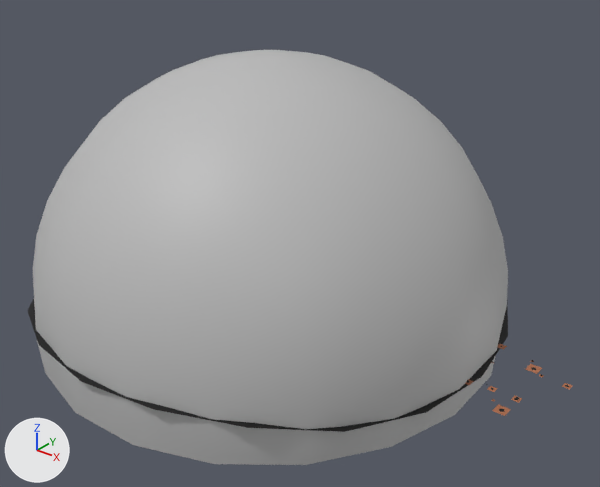
The glTF model public/assets/webgl/glb/desert-bg.glb as it was, and as the next commit left it.
The view is the same before and after, from a 50 mm lens placed at (10.46, -12.08, 8.92), pointed at (1.04, -0.32, 1.62). Arrows for +X, +Y and +Z are at lower left; the lights stay in place. Where no turn or scale is listed for an object, it has been applied to the vertices. Vertices at the same position are counted once.

The first picture shows 'BG_Desert_Ground_UVAni', 'BG_Desert_HDR', 'GroundProps_shadow'.
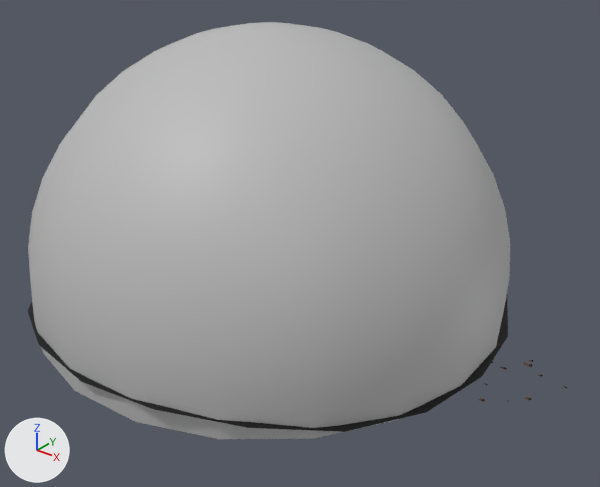
Where the newer file only moved an object's origin or applied its transform, the numbers keep the older frame.

Changed parts and their boxes (x1, y1, x2, y2) in the pictures (600 x 487 px):
```json
{"object": "BG_Desert_HDR", "change": "mesh turned", "before": [33, 50, 508, 465], "after": [28, 22, 511, 439]}
{"object": "GroundProps_shadow", "change": "reshaped, moved", "before": [465, 344, 572, 416], "after": [469, 343, 568, 402]}
{"part": 2, "of": "me_mesh_010", "change": "deleted", "before": [465, 344, 572, 416]}
{"part": 3, "of": "me_mesh_010", "change": "added", "after": [469, 343, 568, 402]}
```

The change, as JSON lines over the scene's bpy script:
```json
{"op": "add", "block": "mat_rock_bush_shadow_s", "code": ["mat_rock_bush_shadow_s = principled_material('Rock_Bush_Shadow_s')", "mat_rock_bush_shadow_s.base_color = (0.0892, 0.0389, 0.0169)  # brown #543823", "mat_rock_bush_shadow_s.roughness = 0.553"]}
{"block": "me_mesh", "where": "me_mesh.from_pydata(...)  # 221 vertices, 420 faces; spans x -4.98..4.98, y -4.98..4.98, z -0.66..5.15"}
{"block": "me_mesh", "where": "# used by ob_bg_desert_hdr; location = (0.0, 0.0, 0.05)"}
{"block": "me_mesh", "change": "me_mesh part 1: the whole mesh is turned -16.7 degrees about the z axis through its middle, then moved by (0.0, 0.0, 0.54)"}
{"block": "me_mesh_010", "where": "# used by ob_groundprops_shadow; location = (0.0, 0.0, 0.0)"}
{"op": "remove", "block": "me_mesh_010", "code": "me_mesh_010.from_pydata(...)  # 180 vertices, 90 faces; spans x -0.94..6.52, y -0.99..1.23, z 0.0"}
{"op": "remove", "block": "me_mesh_010", "code": "me_mesh_010.materials.append(mat_props_shadow_s)  # brown #a76848"}
{"op": "add", "block": "me_mesh_010", "code": "me_mesh_010.from_pydata(...)  # 192 vertices, 96 faces; spans x -1.13..6.04, y -1.01..1.06, z 0.0"}
{"block": "me_mesh_010", "change": "me_mesh_010 part 2: 36 loose pieces with 144 vertices, spanning x -0.94..6.52, y -0.99..1.23, z 0.0, are deleted"}
{"block": "me_mesh_010", "change": "me_mesh_010 part 3: 156 vertices added at x -1.13..6.04, y -1.01..1.06, z 0.0"}
{"op": "add", "block": "me_mesh_010", "code": "me_mesh_010.materials.append(mat_rock_bush_shadow_s)  # brown #543823"}
{"op": "set", "path": "ob_groundprops_shadow.location", "old": "(0.0, 0.0, 0.0)", "new": "(0.43, 0.16, 0.0)"}
```
